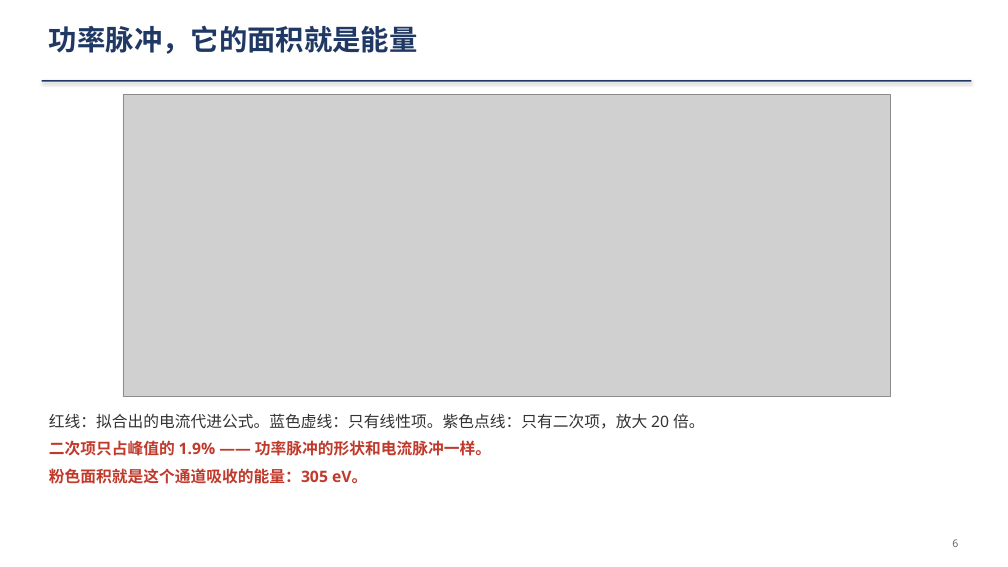
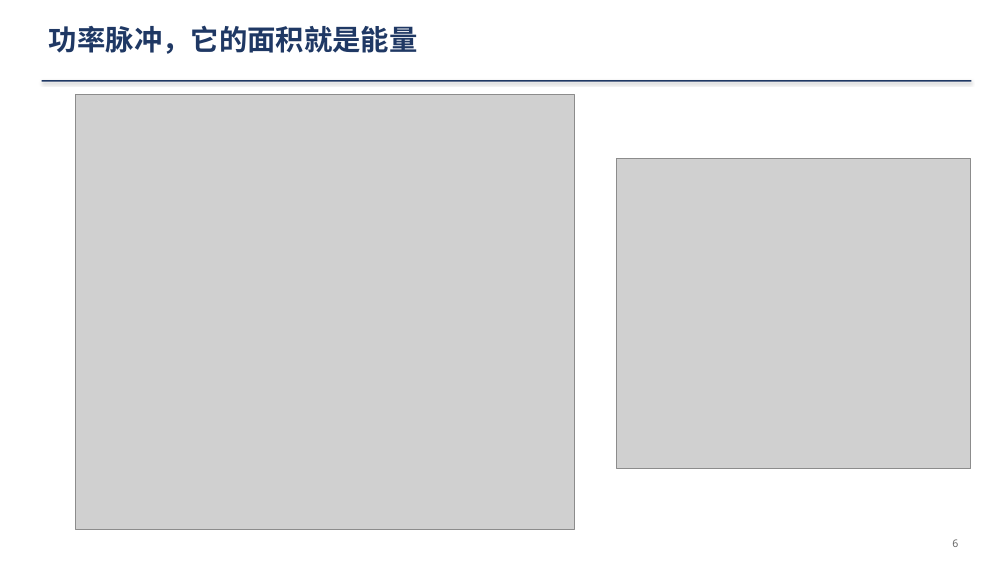
Before and after one commit to ZhihengLi0/urop, a slide deck: slide 6 of snolab/collection_efficiency/presentation/SNOLAB_R4_collection_efficiency_20260910_zh.pptx. Drawn at 1008x567 pixels with LibreOffice and Linux fonts; fonts in the diff are those of the drawing; grey boxes stand for pictures. Boxes give left, top, right and bottom in pixels: in the first picture for what was removed or moved away, otherwise in the second. Text is boxed around its words. In the diff, an @@ line names an element or a change of style, - is before the commit and + after.

```diff
--- a/snolab/collection_efficiency/presentation/SNOLAB_R4_collection_efficiency_20260910_zh.pptx
+++ b/snolab/collection_efficiency/presentation/SNOLAB_R4_collection_efficiency_20260910_zh.pptx
@@ picture: place and size @@
-picture at [123,95,891,397]
+picture at [76,95,575,529]
@@ picture added at [617,159,972,469] @@
@@ text removed at [49,413,704,484] @@
-红线：拟合出的电流代进公式。蓝色虚线：只有线性项。紫色点线：只有二次项，放大 20 倍。
-二次项只占峰值的 1.9% —— 功率脉冲的形状和电流脉冲一样。
-粉色面积就是这个通道吸收的能量：305 eV。
```
Also in this commit, not shown: 18 other files.
